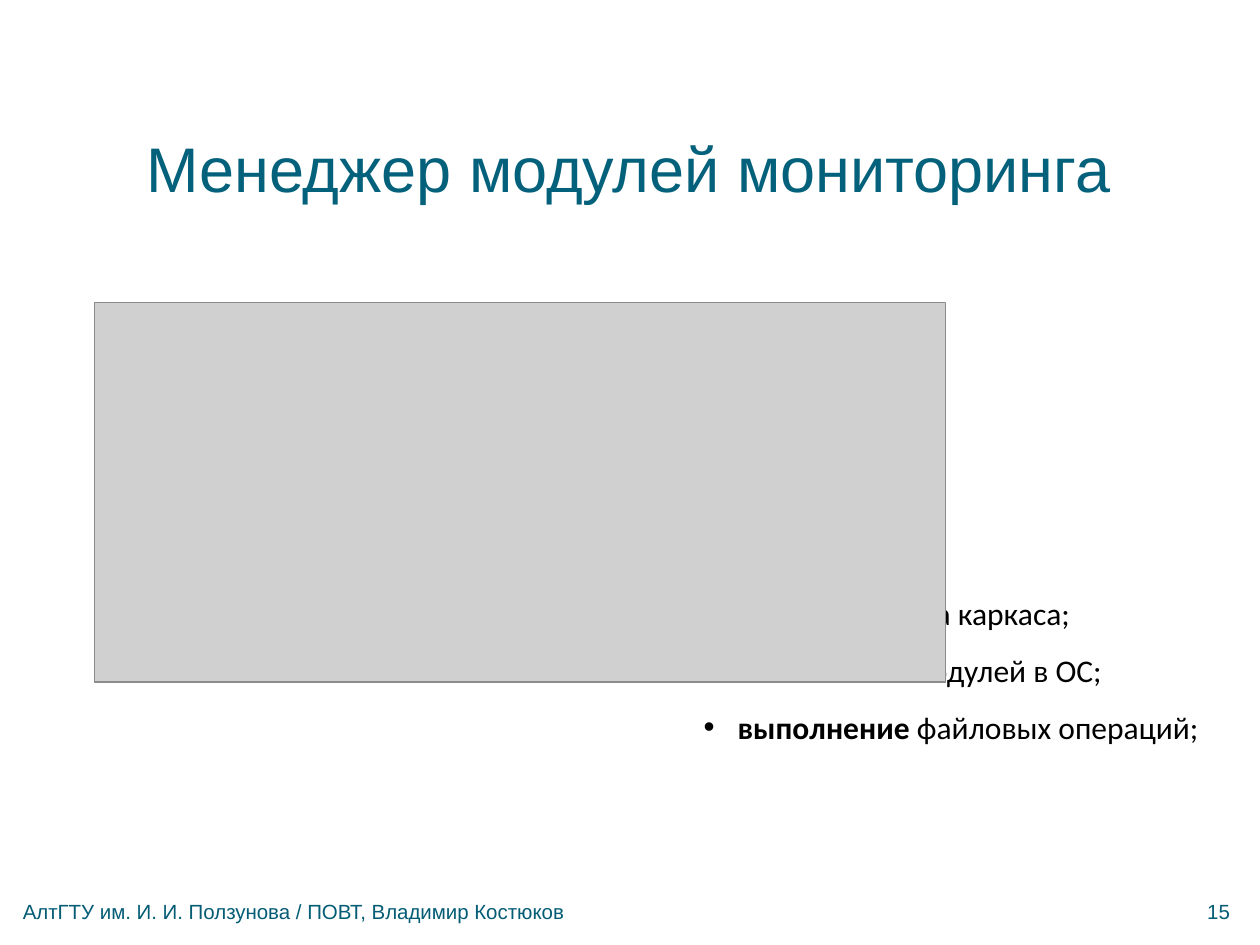
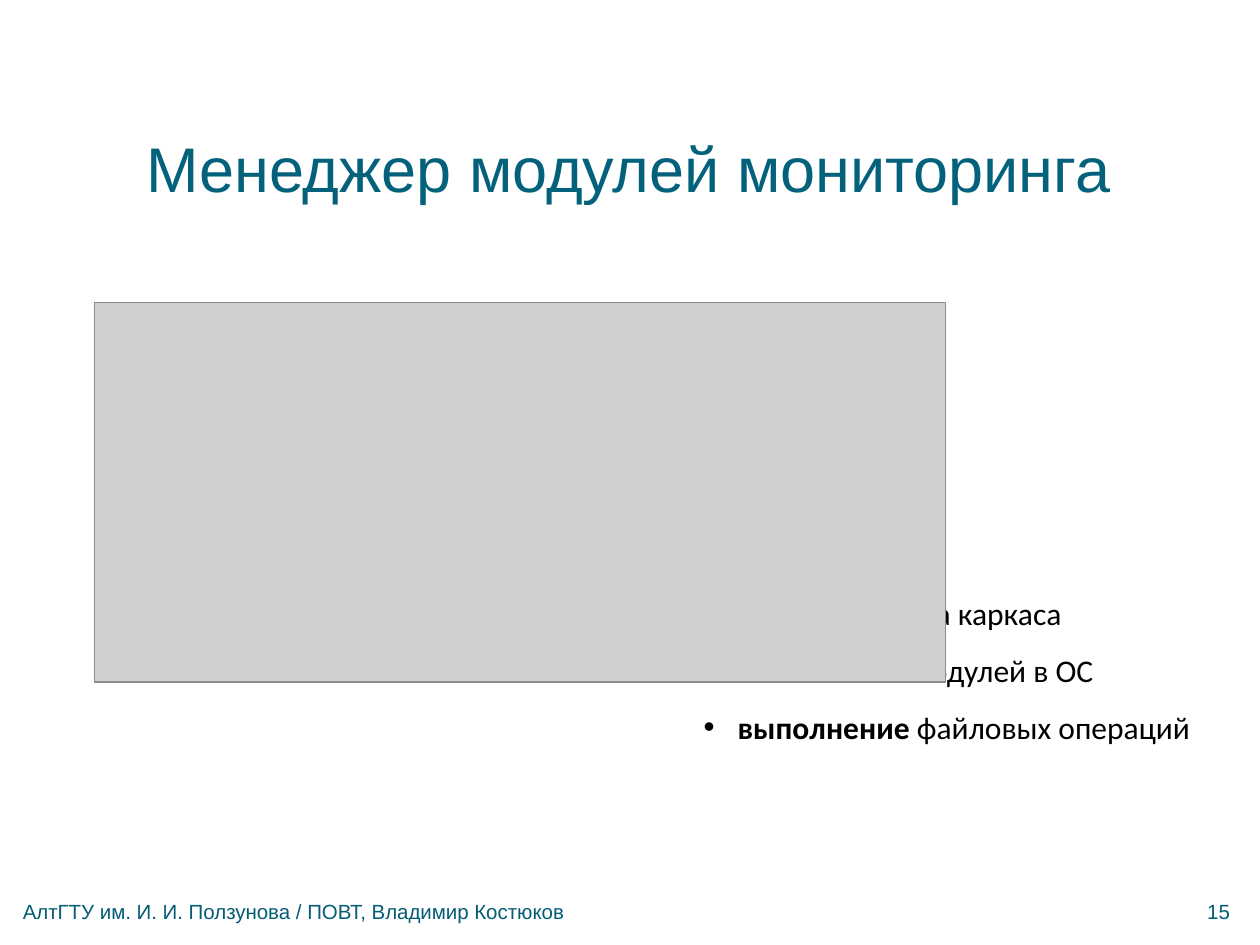
Before and after one commit to bluerain/snoopy, a slide deck: slide 15 of diploma/trunk/ppt/kostyukov.pptx. Drawn at 1260x945 pixels with LibreOffice and Linux fonts; fonts in the diff are those of the drawing; grey boxes stand for pictures; background and template pictures are left out. Boxes give left, top, right and bottom in pixels: in the first picture for what was removed or moved away, otherwise in the second. Text is boxed around its words. In the diff, an @@ line names an element or a change of style, - is before the commit and + after.

```diff
--- a/diploma/trunk/ppt/kostyukov.pptx
+++ b/diploma/trunk/ppt/kostyukov.pptx
@@ text at (738, 599, 1190, 745): text changed @@
-• генерация кода каркаса;
-• исполнение модулей в ОС;
-• выполнение файловых операций;
+• генерация кода каркаса
+• исполнение модулей в ОС
+• выполнение файловых операций
```
Also in this commit, not shown: 11 other slides changed.
